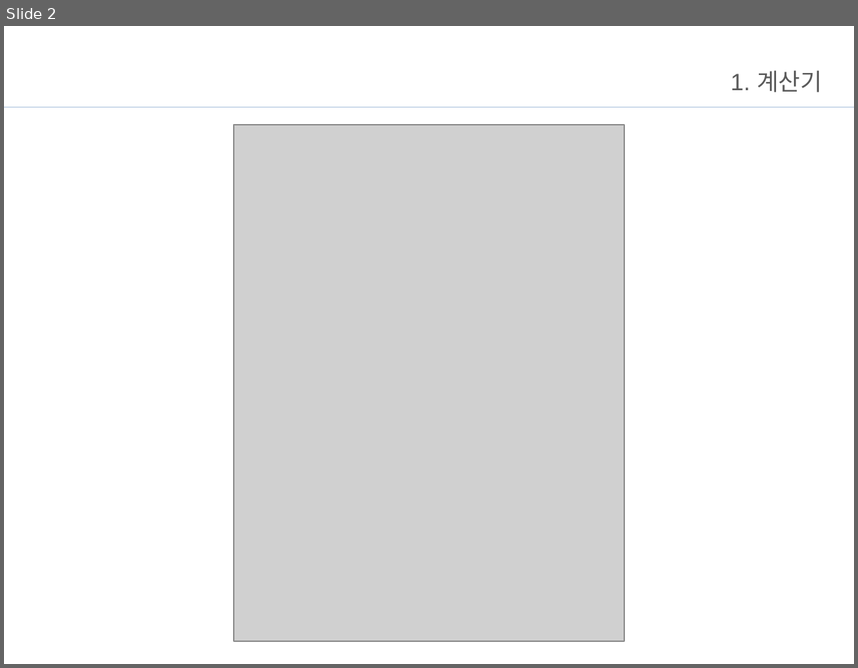
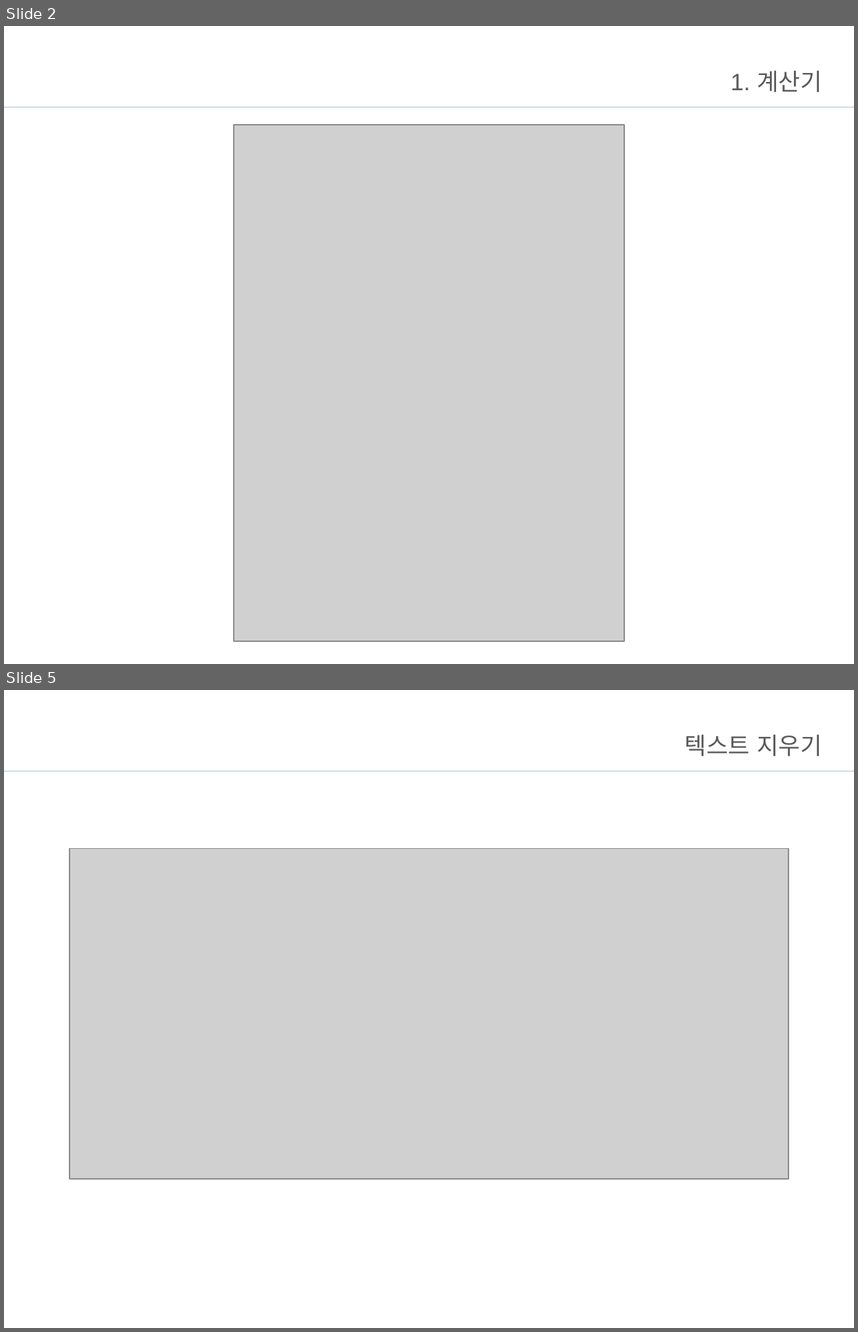
Before and after one commit to Jo-jangho/Web, a slide deck: 과제/JavaScript브리핑.pptx. Shown one above the other, each under a label of ours: slide 2 before the commit, slides 2 and 5 after it; the slides between them are not shown. The pictures are 858x668 and 858x1332 pixels, drawn with LibreOffice and Linux fonts; fonts in the diff are those of the drawing; grey boxes stand for pictures; background and template pictures are left out. Boxes give left, top, right and bottom in pixels: in the first picture for what was removed or moved away, otherwise in the second. Text is boxed around its words. In the diff, an @@ line names an element or a change of style, - is before the commit and + after.

```diff
--- a/과제/JavaScript브리핑.pptx
+++ b/과제/JavaScript브리핑.pptx
@@ slide 5 added at [4, 690, 854, 1328], background #FFFFFF; not listed: 1 template element that a slide beside it also shows @@
@@ title added at [685, 734, 822, 756], 20 pt, text #595959 @@
+텍스트 지우기
@@ picture added at [70, 848, 789, 1179] @@
```
Also in this commit, not shown: 29 other slides added, 13 slides removed, 44 other files.
